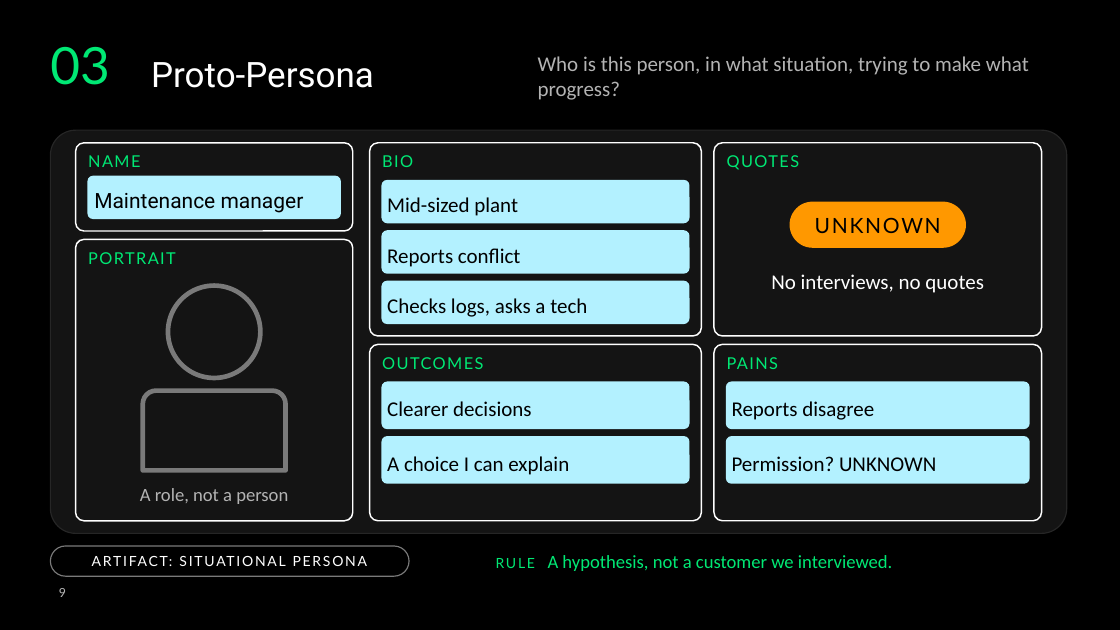
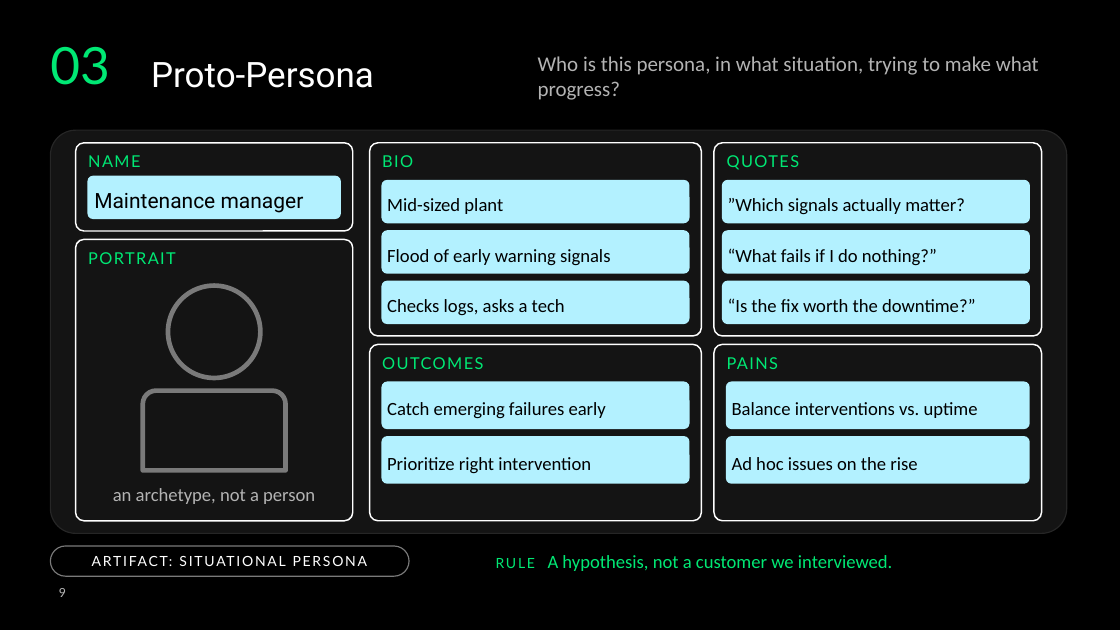
Before and after one commit to deanpeters/AI-Augmented-Product-Discovery-Lab, a slide deck: slide 9 of slides/Build-the-Right-Thing.pptx. Drawn at 1120x630 pixels with LibreOffice and Linux fonts; fonts in the diff are those of the drawing; background and template pictures are left out. Boxes give left, top, right and bottom in pixels: in the first picture for what was removed or moved away, otherwise in the second. Text is boxed around its words. In the diff, an @@ line names an element or a change of style, - is before the commit and + after.

```diff
--- a/slides/Build-the-Right-Thing.pptx
+++ b/slides/Build-the-Right-Thing.pptx
@@ text at [538, 56, 1039, 100]: text changed @@
-Who is this person, in what situation, trying to make what progress?
+Who is this persona, in what situation, trying to make what progress?
@@ rounded rectangle "Mid-sized plant" at [382, 181, 689, 223]: size 18 to 16 pt @@
@@ rounded rectangle added at [723, 181, 1029, 223], fill #B3F1FF, outline #B3F1FF 1.25 pt, 16 pt, text #000000 @@
+”Which signals actually matter?
@@ rounded rectangle removed at [790, 202, 966, 248] @@
-UNKNOWN
@@ rounded rectangle added at [723, 231, 1029, 273], fill #B3F1FF, outline #B3F1FF 1.25 pt, 16 pt, text #000000 @@
+“What fails if I do nothing?”
@@ text in rounded rectangle at [387, 249, 611, 266]: text changed; size 18 to 16 pt @@
-Reports conflict
+Flood of early warning signals
@@ rounded rectangle "Checks logs, asks a tech" at [382, 281, 689, 323]: size 18 to 16 pt @@
@@ rounded rectangle added at [723, 281, 1029, 323], fill #B3F1FF, outline #B3F1FF 1.25 pt, 16 pt, text #000000 @@
+“Is the fix worth the downtime?”
@@ text removed at [771, 274, 984, 293] @@
-No interviews, no quotes
@@ text in rounded rectangle at [387, 402, 606, 419]: text changed; size 18 to 16 pt @@
-Clearer decisions
+Catch emerging failures early
@@ text in rounded rectangle at [732, 402, 978, 418]: text changed; size 18 to 16 pt @@
-Reports disagree
+Balance interventions vs. uptime
@@ text in rounded rectangle at [387, 457, 591, 474]: text changed; size 18 to 16 pt @@
-A choice I can explain
+Prioritize right intervention
@@ text in rounded rectangle at [732, 457, 917, 470]: text changed; size 18 to 16 pt @@
-Permission? UNKNOWN
+Ad hoc issues on the rise
@@ text at [113, 488, 315, 504]: text changed @@
-A role, not a person
+an archetype, not a person
```
Also in this commit, not shown: 16 other slides changed, 1 slide added, 1 slide removed, 3 other files.
